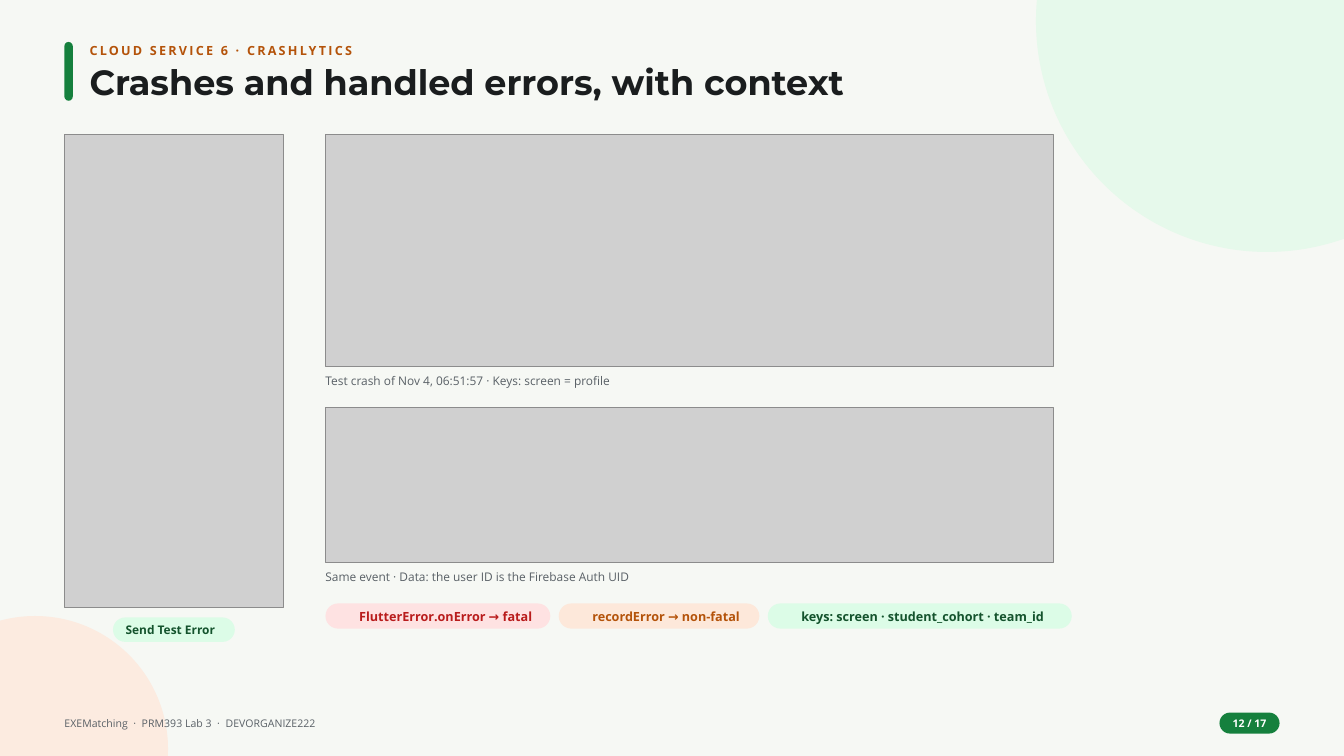
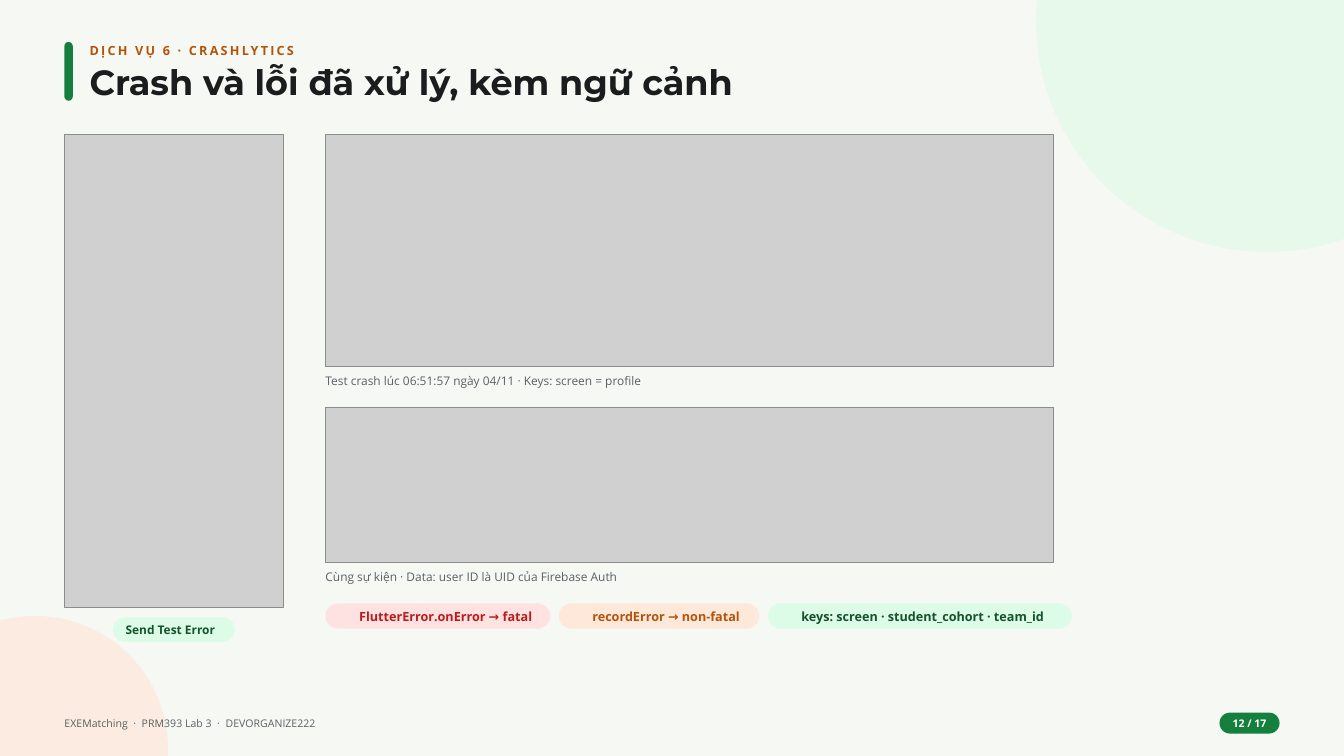
Before and after one commit to DEVORGANIZE222/Lab3_Cloud-Enabled_Mobile_App, a slide deck: slide 12 of slides/Lab03_DEVORGANIZE222_slides.pptx. Drawn at 1344x756 pixels with LibreOffice and Linux fonts; fonts in the diff are those of the drawing; grey boxes stand for pictures; background and template pictures are left out. Boxes give left, top, right and bottom in pixels: in the first picture for what was removed or moved away, otherwise in the second. Text is boxed around its words. In the diff, an @@ line names an element or a change of style, - is before the commit and + after.

```diff
--- a/slides/Lab03_DEVORGANIZE222_slides.pptx
+++ b/slides/Lab03_DEVORGANIZE222_slides.pptx
@@ text at <box>90,46,294,58</box>: text changed @@
-CLOUD SERVICE 6 · CRASHLYTICS
+DỊCH VỤ 6 · CRASHLYTICS
@@ text at <box>90,64,733,102</box>: text changed @@
-Crashes and handled errors, with context
+Crash và lỗi đã xử lý, kèm ngữ cảnh
@@ text at <box>325,376,641,388</box>: text changed @@
-Test crash of Nov 4, 06:51:57 · Keys: screen = profile
+Test crash lúc 06:51:57 ngày 04/11 · Keys: screen = profile
@@ text at <box>325,571,617,584</box>: text changed @@
-Same event · Data: the user ID is the Firebase Auth UID
+Cùng sự kiện · Data: user ID là UID của Firebase Auth
```
Also in this commit, not shown: 14 other slides changed, 2 slides added, 2 slides removed.
